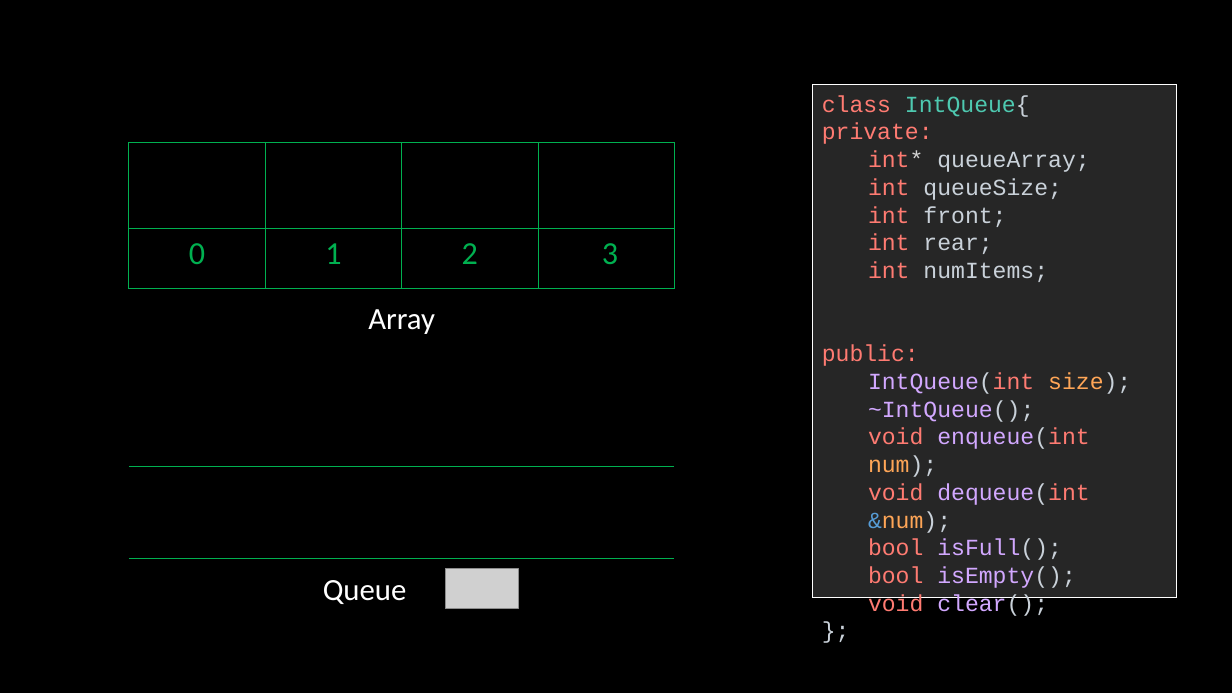
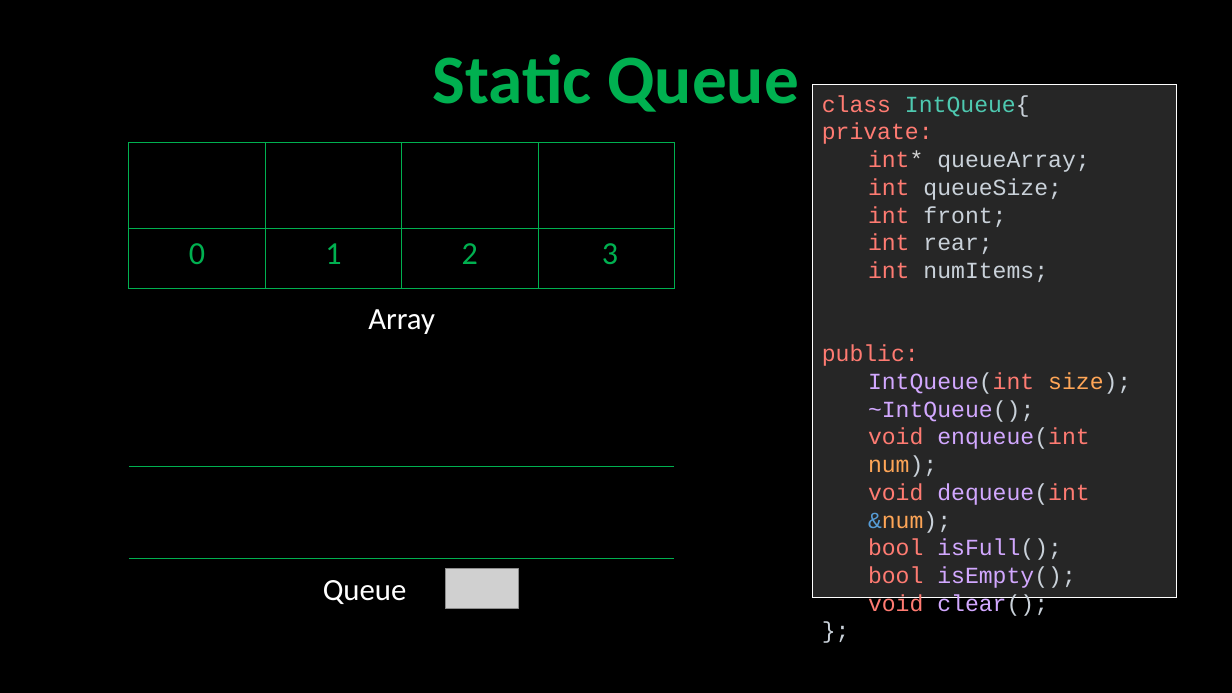
Before and after one commit to robitussin/CCS015, a slide deck: slide 27 of queue/Queue.pptx (slide 26 before the commit). Drawn at 1232x693 pixels with LibreOffice and Linux fonts; fonts in the diff are those of the drawing; grey boxes stand for pictures. Boxes give left, top, right and bottom in pixels: in the first picture for what was removed or moved away, otherwise in the second. Text is boxed around its words. In the diff, an @@ line names an element or a change of style, - is before the commit and + after.

```diff
--- a/queue/Queue.pptx
+++ b/queue/Queue.pptx
@@ title added at [433,54,799,112], 54 pt, text #00B050, bold @@
+Static Queue
```
Also in this commit, not shown: 6 other slides changed, 2 slides added, 1 slide removed.
